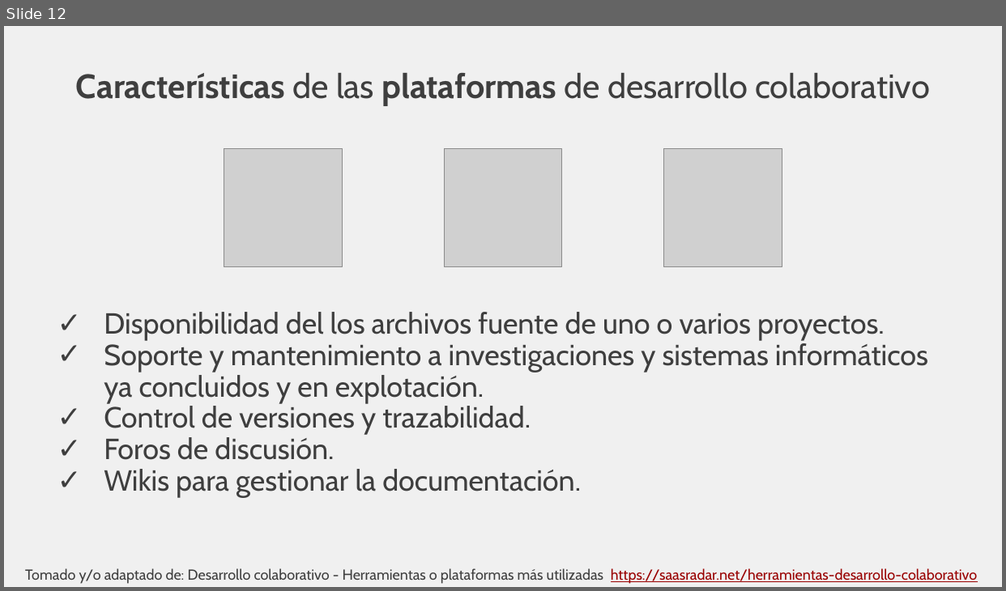
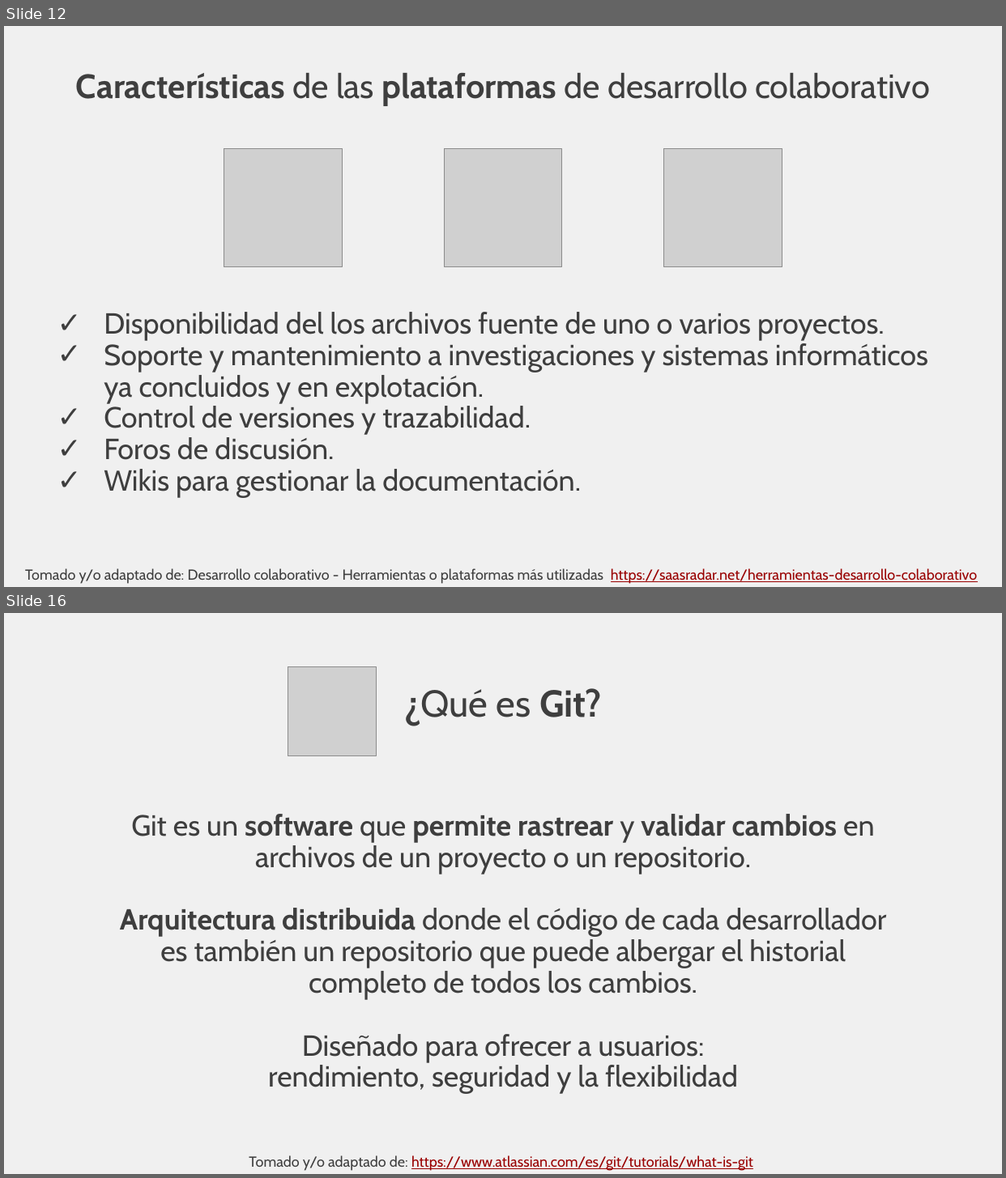
Before and after one commit to rcfdtools/R.TeachingResearchGuide, a slide deck: Section01/Section01.pptx. Shown one above the other, each under a label of ours: slide 12 before the commit, slides 12 and 16 after it; the slides between them are not shown. The pictures are 1006x591 and 1006x1178 pixels, drawn with LibreOffice and Linux fonts; fonts in the diff are those of the drawing; grey boxes stand for pictures. Boxes give left, top, right and bottom in pixels: in the first picture for what was removed or moved away, otherwise in the second. Text is boxed around its words. In the diff, an @@ line names an element or a change of style, - is before the commit and + after.

```diff
--- a/Section01/Section01.pptx
+++ b/Section01/Section01.pptx
@@ slide 16 added at (4,613,1002,1174), background #F0F0F0 @@
@@ picture added at (288,667,376,756) @@
@@ title added at (404,688,602,725), 36 pt, text #3E3E3E, bold @@
+¿Qué es Git?
@@ text added at (120,814,886,1094), 28 pt, text #3E3E3E @@
+Git es un software que permite rastrear y validar cambios en archivos de un proyecto o un repositorio.
+Arquitectura distribuida donde el código de cada desarrollador es también un repositorio que puede albergar el historial completo de todos los cambios.
+Diseñado para ofrecer a usuarios:
+rendimiento, seguridad y la flexibilidad
@@ text added at (249,1156,753,1171), 14 pt, text #990000, underline @@
+Tomado y/o adaptado de: https://www.atlassian.com/es/git/tutorials/what-is-git
```
Also in this commit, not shown: 1 slide changed, 10 other slides added, 1 slide removed, 2 other files.
